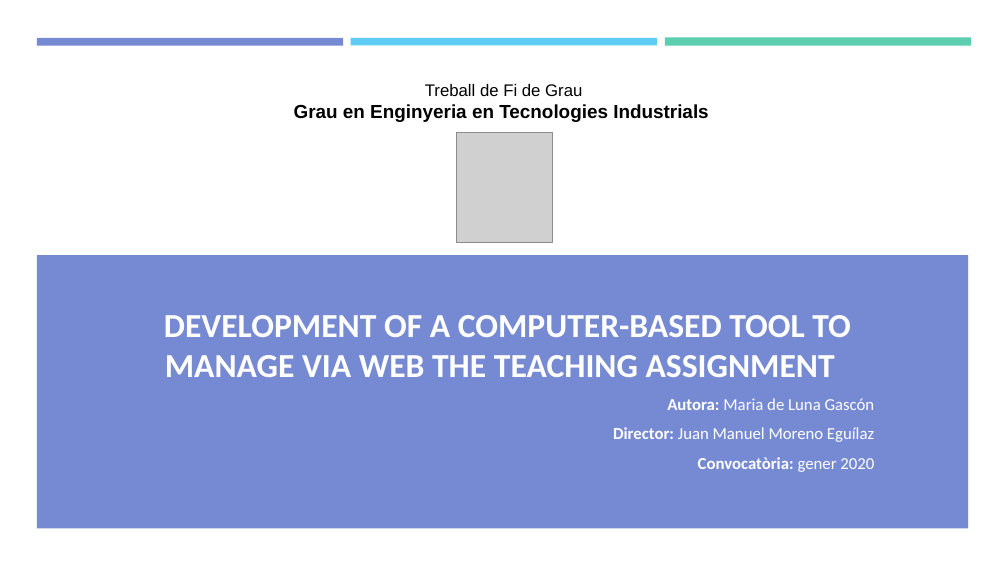
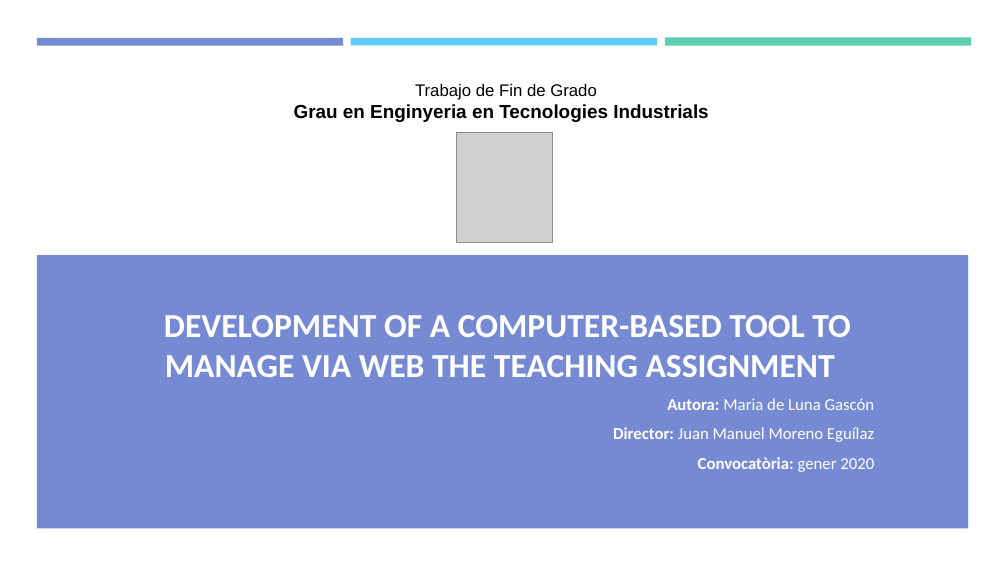
Before and after one commit to mdlunag/tfg, a slide deck: slide 1 of tfg_presentacio.pptx. Drawn at 1008x567 pixels with LibreOffice and Linux fonts; fonts in the diff are those of the drawing; grey boxes stand for pictures. Boxes give left, top, right and bottom in pixels: in the first picture for what was removed or moved away, otherwise in the second. Text is boxed around its words. In the diff, an @@ line names an element or a change of style, - is before the commit and + after.

```diff
--- a/tfg_presentacio.pptx
+++ b/tfg_presentacio.pptx
@@ text at [415, 84, 597, 100]: text changed @@
-Treball de Fi de Grau
+Trabajo de Fin de Grado
```
Also in this commit, not shown: 19 other slides changed, 5 slides added, 1 other file.
